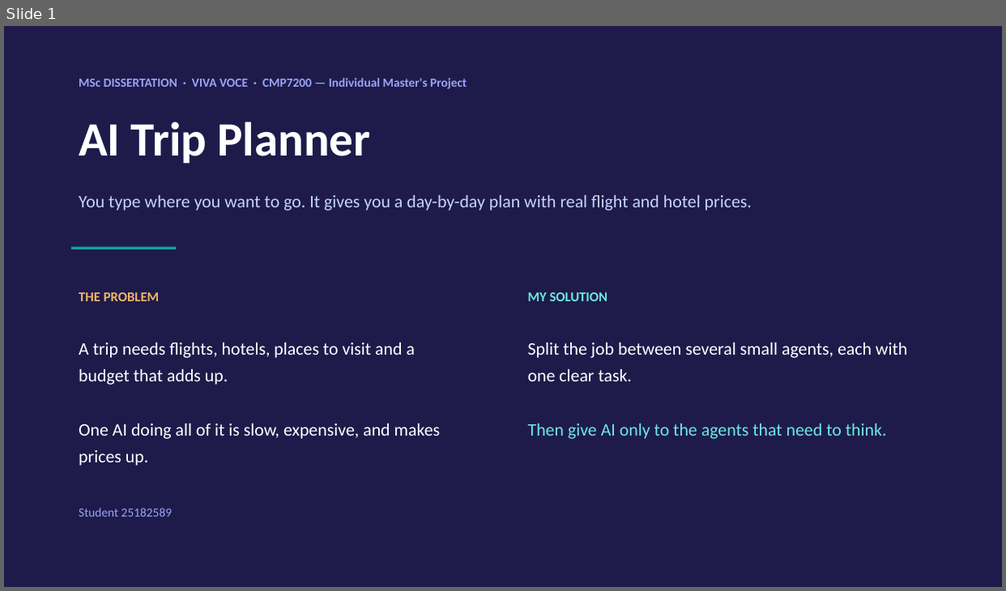
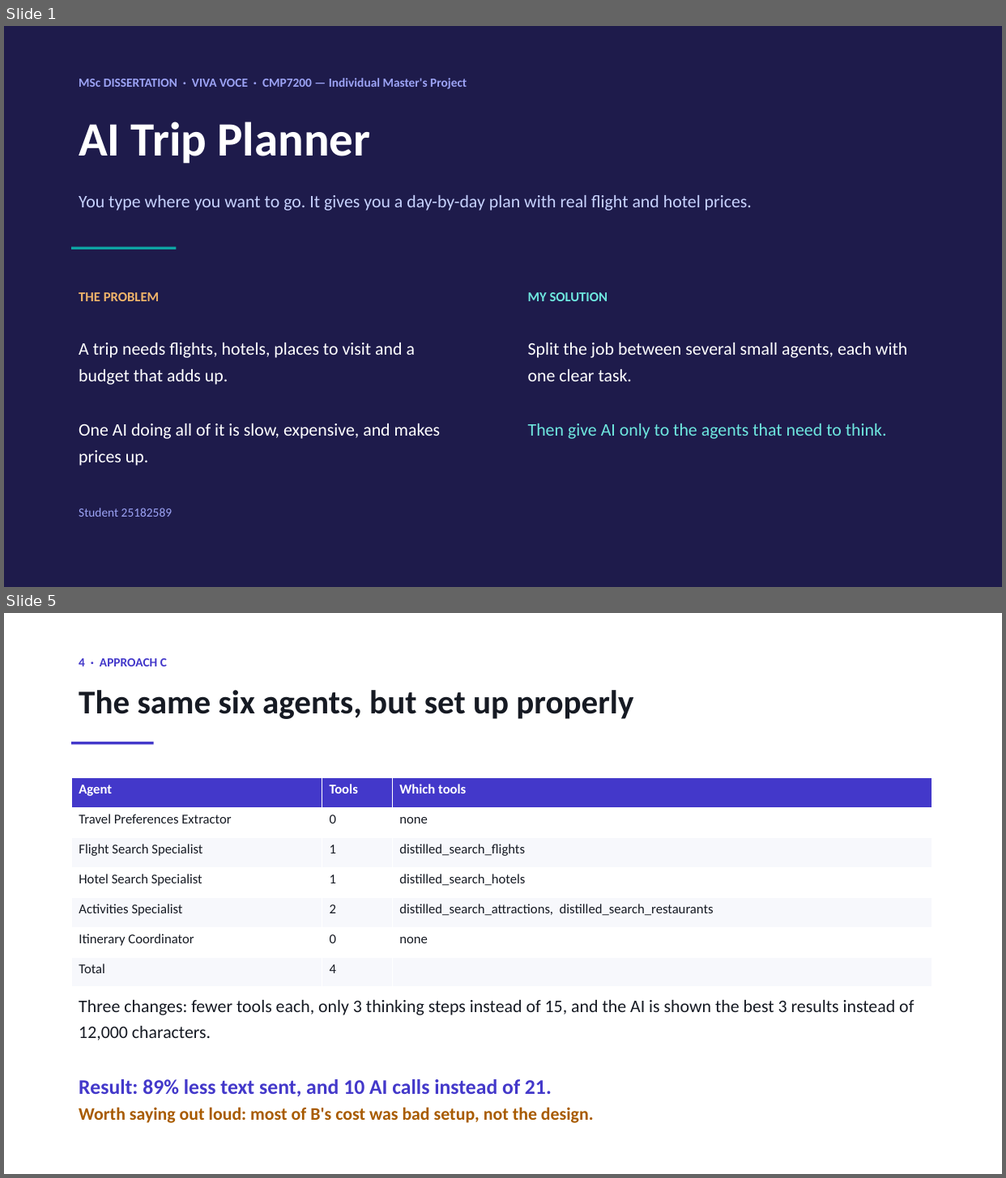
Before and after one commit to sherali143/Trip-Planner, a slide deck: submission/CMP7200_Viva_Presentation.pptx. Shown one above the other, each under a label of ours: slide 1 before the commit, slides 1 and 5 after it; the slides between them are not shown. The pictures are 1006x591 and 1006x1178 pixels, drawn with LibreOffice and Linux fonts; fonts in the diff are those of the drawing. Boxes give left, top, right and bottom in pixels: in the first picture for what was removed or moved away, otherwise in the second. Text is boxed around its words. In the diff, an @@ line names an element or a change of style, - is before the commit and + after.

Commit message:
Nine slides: one approach per slide, with its tools named
The deck now goes problem and solution, the six agents, then Approach A, B,
C and D one per slide. Each approach slide lists that approach's agents with
how many tools it holds and the tool names, so the tool inventory is read
off the slide rather than remembered.

Approach D's table now says 0 tools, which is what the measured arm builds -
its coordinator is created with tools=[]. The four helper tools the web app
leaves on the coordinator are noted in small type rather than counted, and
the comparison row is relabelled "tools given to agents" to match.

Dropped the eight-jobs, four-ways and tool-server slides, and the flow
diagrams that went with them, so the per-approach detail has room.

```diff
--- a/submission/CMP7200_Viva_Presentation.pptx
+++ b/submission/CMP7200_Viva_Presentation.pptx
@@ slide 5 added at bbox=[4, 613, 1002, 1174], background #FFFFFF @@
@@ text added at bbox=[79, 658, 167, 666], 12 pt, text #4338CA, bold @@
+4 · APPROACH C
@@ text added at bbox=[79, 690, 633, 719], 32 pt, text #161A23, bold @@
+The same six agents, but set up properly
@@ rectangle added at bbox=[71, 742, 154, 745], fill #4338CA @@
@@ table added at bbox=[71, 777, 932, 987], 7 rows, 3 columns @@
+Agent | Tools | Which tools
+Travel Preferences Extractor | 0 | none
+Flight Search Specialist | 1 | distilled_search_flights
+Hotel Search Specialist | 1 | distilled_search_hotels
+Activities Specialist | 2 | distilled_search_attractions, distilled_search_restaurants
+Itinerary Coordinator | 0 | none
+Total | 4 | 
@@ text added at bbox=[79, 1000, 914, 1123], 17 pt, text #161A23 @@
+Three changes: fewer tools each, only 3 thinking steps instead of 15, and the AI is shown the best 3 results instead of 12,000 characters.
+Result: 89% less text sent, and 10 AI calls instead of 21.
+Worth saying out loud: most of B's cost was bad setup, not the design.
```
Also in this commit, not shown: 4 slides changed, 3 other slides added, 7 slides removed, 1 other file.
